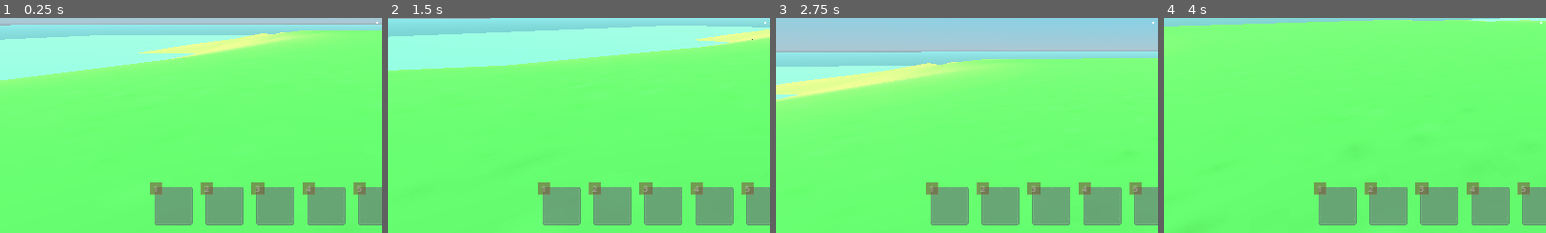
Above: before the commit, frames 1-4 (left to right).
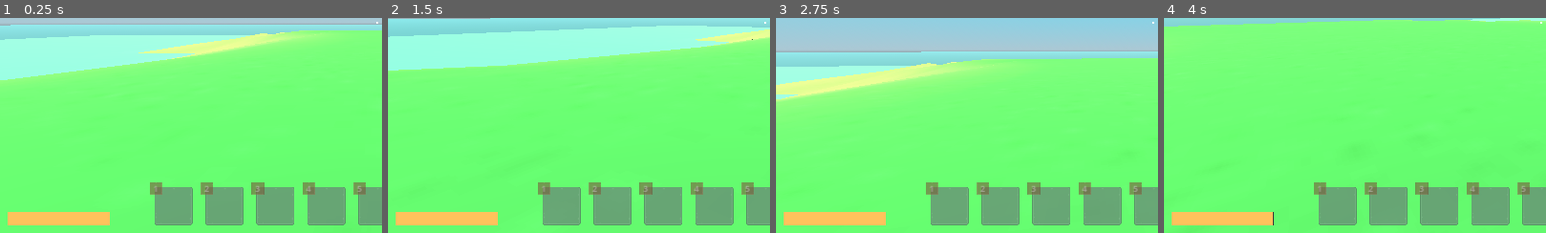
Above: after the commit, the same moments.

Repository: SzyVsSi/godot-self-learning
Game: Godot game, scene res://game/main_game.tscn
The game is run twice, just before and just after one commit, with the same random seed, the same clock (stepped at 60 frames per second) and the same inputs.
Inputs (mouse positions are % of the whole screen's width and height, from its top left):
- Up to frame 1 (0.25 s): no input
- Up to frame 2 (1.5 s): tap Enter at 0.5 s; move the mouse to (55, 50) at 0.52 s; hold W (move_forward) from 0.53 s (still down); tap E (interact) at 0.6 s; click (55, 50) at 0.67 s; tap Space (jump) at 0.77 s; move the mouse to (45, 50) at 1.27 s; tap 1 (item_hotkey) at 1.35 s
- Up to frame 3 (2.75 s): keep holding W (move_forward); tap Space (jump) at 1.52 s; move the mouse to (52, 48) at 2.02 s; hold Shift (sprint) from 2.03 s (still down)
- Up to frame 4 (4 s): keep holding W (move_forward); move the mouse to (49, 52) at 2.77 s; release Shift (sprint) at 2.78 s; click (49, 52) at 2.85 s; tap Space (jump) at 3.02, 3.5, 3.77 s; move the mouse to (57, 51) at 3.52 s; tap E (interact) at 3.6 s
The pictures show only the part of the screen within x 1-51%, y 49-99%; the shares and areas given below are measured in that part.

The runs differ from the first frame. In frame 1, 1.7% of the frame differs, in the area x 2-29%, y 90-97%; in frame 2, 1.7%; in frame 3, 1.7%; in frame 4, 1.7%.

Commit message:
gameplay: energy bar

Diff:
--- a/actors/player/player.gd
+++ b/actors/player/player.gd
@@ -9,6 +9,7 @@
 @export var jump_velocity := 4.0
 @export var gravity := 0.2
 @export var mouse_sensitivity := 0.005
+@export var walking_energy_cost_per_1m := -0.05
 
 
 @onready var head: Node3D = $Head
@@ -35,8 +36,9 @@
 	interaction_ray_cast.check_interaction()
 
 
-func _physics_process(_delta: float) -> void:
+func _physics_process(delta: float) -> void:
 	move()
+	check_walking_energy_change(delta)
 	attack_or_use()
 
 
@@ -55,6 +57,12 @@
 	velocity.z = direction.z * speed
 	velocity.x = direction.x * speed
 	move_and_slide()
+
+
+func check_walking_energy_change(delta: float) -> void:
+	if velocity.x or velocity.z:
+		var energy_cost = walking_energy_cost_per_1m * delta * Vector2(velocity.z, velocity.x).length()
+		EventSystem.PLA_change_energy.emit(energy_cost)
 
 
 func attack_or_use() -> void:
--- a/actors/player/player.tscn
+++ b/actors/player/player.tscn
@@ -6,6 +6,7 @@
 [ext_resource type="Script" path="res://game/managers/inventory_manager.gd" id="3_7vg4e"]
 [ext_resource type="Script" path="res://actors/player/equippable_item_holder.gd" id="3_fro45"]
 [ext_resource type="Script" path="res://game/managers/equip_item_manager.gd" id="4_22hja"]
+[ext_resource type="Script" path="res://game/managers/player_stats_manager.gd" id="7_hkp21"]
 
 [sub_resource type="CapsuleShape3D" id="CapsuleShape3D_x2ygx"]
 radius = 0.25
@@ -62,3 +63,6 @@
 
 [node name="EquipItemManager" type="Node" parent="Managers"]
 script = ExtResource("4_22hja")
+
+[node name="PlayerStatsManager" type="Node" parent="Managers"]
+script = ExtResource("7_hkp21")
--- a/game/event_system.gd
+++ b/game/event_system.gd
@@ -15,6 +15,8 @@
 
 signal PLA_freeze_player
 signal PLA_unfreeze_player
+signal PLA_change_energy(energy_change: float)
+signal PLA_update_energy(max_energy: float, current_energy: float)
 
 
 signal EQU_hotkey_pressed(hotkey: int)
--- /dev/null
+++ b/game/managers/player_stats_manager.gd
@@ -0,0 +1,16 @@
+extends Node
+
+
+const MAX_ENERGY := 100.0
+
+
+var current_energy := MAX_ENERGY
+
+
+func _enter_tree() -> void:
+  EventSystem.PLA_change_energy.connect(change_energy)
+
+
+func change_energy(energy_change: float) -> void:
+  current_energy += energy_change
+  EventSystem.PLA_update_energy.emit(MAX_ENERGY, current_energy)
--- a/items/equippables/equippable_axe.tscn
+++ b/items/equippables/equippable_axe.tscn
@@ -64,9 +64,12 @@
 tracks/2/interp = 1
 tracks/2/loop_wrap = true
 tracks/2/keys = {
-"times": PackedFloat32Array(0.2),
-"transitions": PackedFloat32Array(1),
+"times": PackedFloat32Array(0, 0.2),
+"transitions": PackedFloat32Array(1, 1),
 "values": [{
+"args": [],
+"method": &"change_energy"
+}, {
 "args": [],
 "method": &"check_hit"
 }]
--- a/items/equippables/equippable_weapon.gd
+++ b/items/equippables/equippable_weapon.gd
@@ -26,3 +26,7 @@
 
   if not result.is_empty():
     result.collider.take_hit(weapon_item_resource)
+
+
+func change_energy() -> void:
+  EventSystem.PLA_change_energy.emit(weapon_item_resource.energy_change_per_use)
--- a/resources/item_resources/weapon_item_resource.gd
+++ b/resources/item_resources/weapon_item_resource.gd
@@ -4,3 +4,4 @@
 
 @export var damage := 20.0
 @export var weapon_range := 1.5
+@export var energy_change_per_use := -0.5
--- a/ui/hud/hud.tscn
+++ b/ui/hud/hud.tscn
@@ -1,8 +1,10 @@
-[gd_scene load_steps=4 format=3 uid="uid://uqpufgvtq3le"]
+[gd_scene load_steps=6 format=3 uid="uid://uqpufgvtq3le"]
 
 [ext_resource type="Texture2D" uid="uid://bq353knqmk4ti" path="res://textures/circle32.png" id="1_0qc22"]
 [ext_resource type="Script" path="res://ui/hud/hot_bar_ui.gd" id="2_cqksy"]
 [ext_resource type="PackedScene" uid="uid://cgat4nqhbwmri" path="res://ui/custom_nodes/hot_bar_slot.tscn" id="2_vt3l2"]
+[ext_resource type="Texture2D" uid="uid://bq218abuc7wbd" path="res://textures/square32.png" id="4_8ldq6"]
+[ext_resource type="Script" path="res://ui/hud/player_stats_container.gd" id="4_e5xkv"]
 
 [node name="HUD" type="Control"]
 z_index = -1
@@ -78,3 +80,20 @@
 
 [node name="HotBarSlot9" parent="MarginContainer/HotBarSlotContainer" instance=ExtResource("2_vt3l2")]
 layout_mode = 2
+
+[node name="PlayerStatsContainer" type="VBoxContainer" parent="MarginContainer"]
+layout_mode = 2
+size_flags_horizontal = 0
+size_flags_vertical = 8
+script = ExtResource("4_e5xkv")
+
+[node name="EnergyBar" type="TextureProgressBar" parent="MarginContainer/PlayerStatsContainer"]
+custom_minimum_size = Vector2(256, 32)
+layout_mode = 2
+step = 0.1
+value = 100.0
+nine_patch_stretch = true
+texture_under = ExtResource("4_8ldq6")
+texture_progress = ExtResource("4_8ldq6")
+tint_under = Color(0.203922, 0.203922, 0.203922, 1)
+tint_progress = Color(1, 0.760784, 0.360784, 1)
--- /dev/null
+++ b/ui/hud/player_stats_container.gd
@@ -0,0 +1,13 @@
+extends VBoxContainer
+
+
+@onready var energy_bar: TextureProgressBar = $EnergyBar
+
+
+func _enter_tree() -> void:
+  EventSystem.PLA_update_energy.connect(update_energy)
+
+
+func update_energy(max_energy: float, new_energy: float) -> void:
+  energy_bar.max_value = max_energy
+  energy_bar.value = new_energy
Not shown: 1 places in actors/player/player.tscn that only renumber resources
